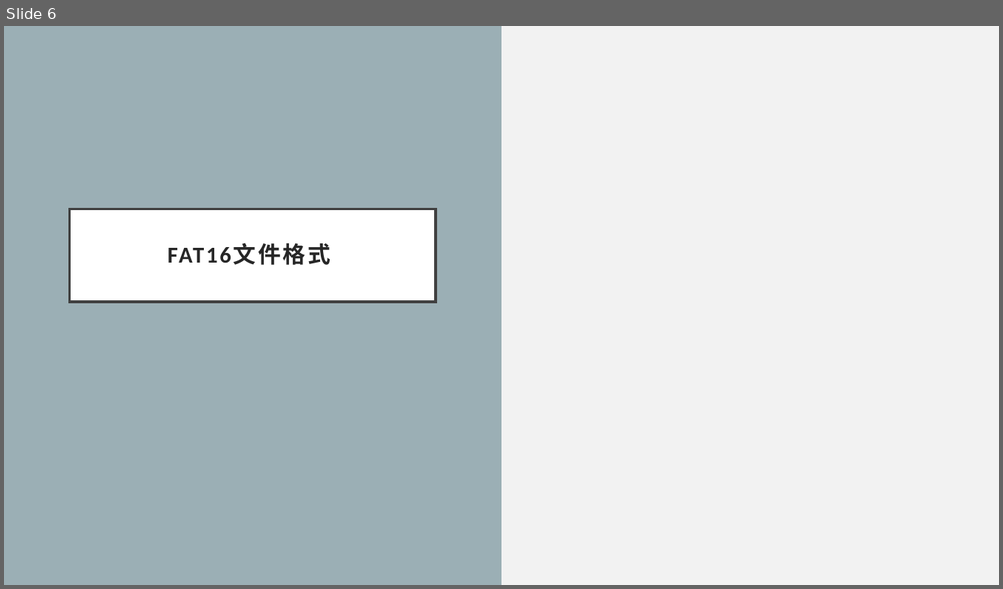
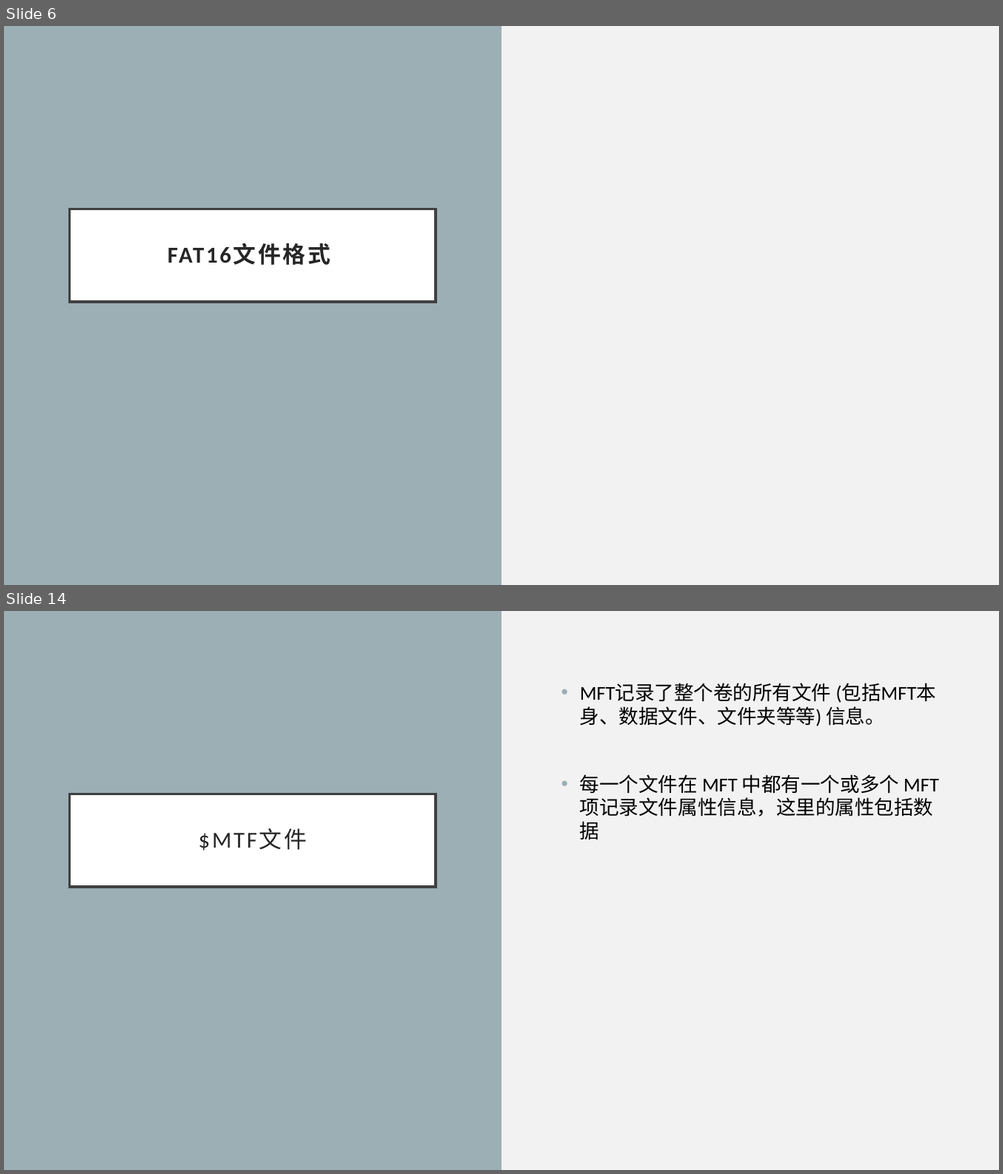
Before and after one commit to llCurious/synchro, a slide deck: Windows Fs.pptx. Shown one above the other, each under a label of ours: slide 6 before the commit, slides 6 and 14 after it; the slides between them are not shown. The pictures are 1003x589 and 1003x1174 pixels, drawn with LibreOffice and Linux fonts; fonts in the diff are those of the drawing. Boxes give left, top, right and bottom in pixels: in the first picture for what was removed or moved away, otherwise in the second. Text is boxed around its words. In the diff, an @@ line names an element or a change of style, - is before the commit and + after.

```diff
--- a/Windows Fs.pptx
+++ b/Windows Fs.pptx
@@ slide 14 added at (4, 611, 999, 1170), background #F2F2F2; not listed: 1 template element that a slide beside it also shows @@
@@ text added at (580, 684, 939, 840), 19 pt, text #000000 @@
+• MFT记录了整个卷的所有文件 (包括MFT本身、数据文件、文件夹等等) 信息。
+• 每一个文件在 MFT 中都有一个或多个 MFT 项记录文件属性信息，这里的属性包括数据
@@ title added at (70, 794, 436, 887), fill #FFFFFF, outline #404040 2.5 pt, 22 pt, text #262626 @@
+$MTF文件
```
Also in this commit, not shown: 14 other slides added, 3 slides removed.
